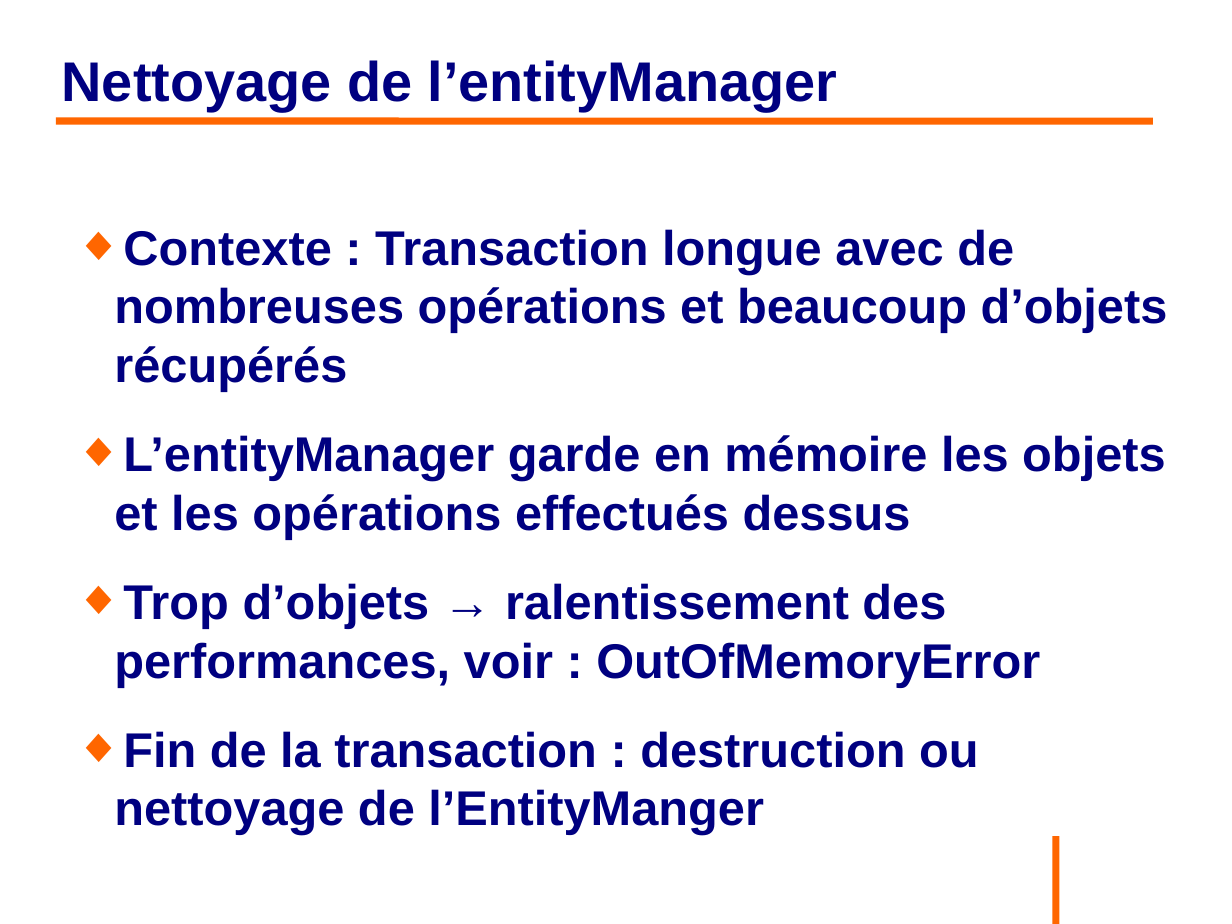
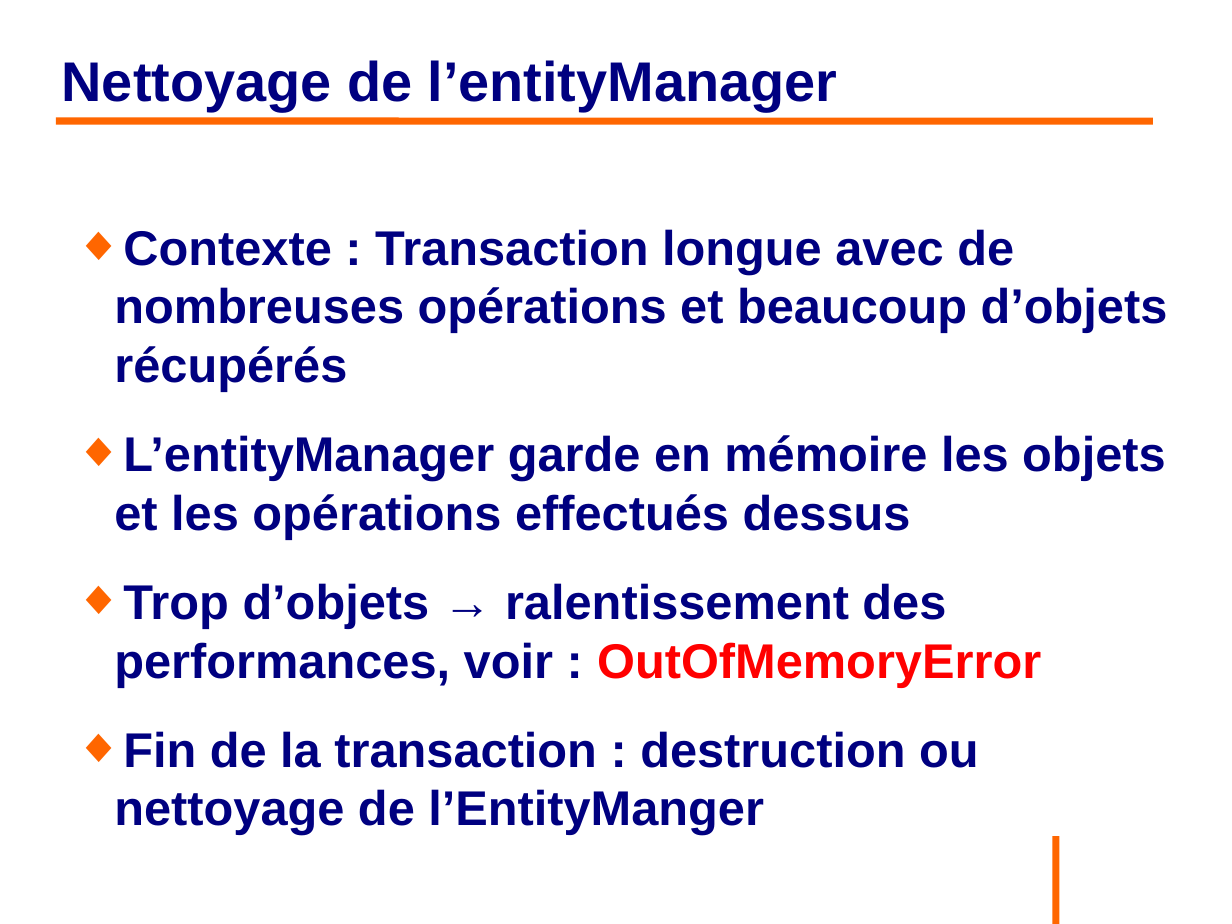
Before and after one commit to philphils/formation-hibernate-avancee, a slide deck: slide 17 of Documentation/diapo_formation_hibernate_avancee.odp. Drawn at 1232x924 pixels with LibreOffice and Linux fonts; fonts in the diff are those of the drawing; background and template pictures are left out. Boxes give left, top, right and bottom in pixels: in the first picture for what was removed or moved away, otherwise in the second. Text is boxed around its words. In the diff, an @@ line names an element or a change of style, - is before the commit and + after.

```diff
--- a/Documentation/diapo_formation_hibernate_avancee.odp
+++ b/Documentation/diapo_formation_hibernate_avancee.odp
@@ text at [114, 583, 1041, 687]: text colour #000080 to #FF0000 in "OutOfMemoryError" @@
```
Also in this commit, not shown: 1 other slide changed.
